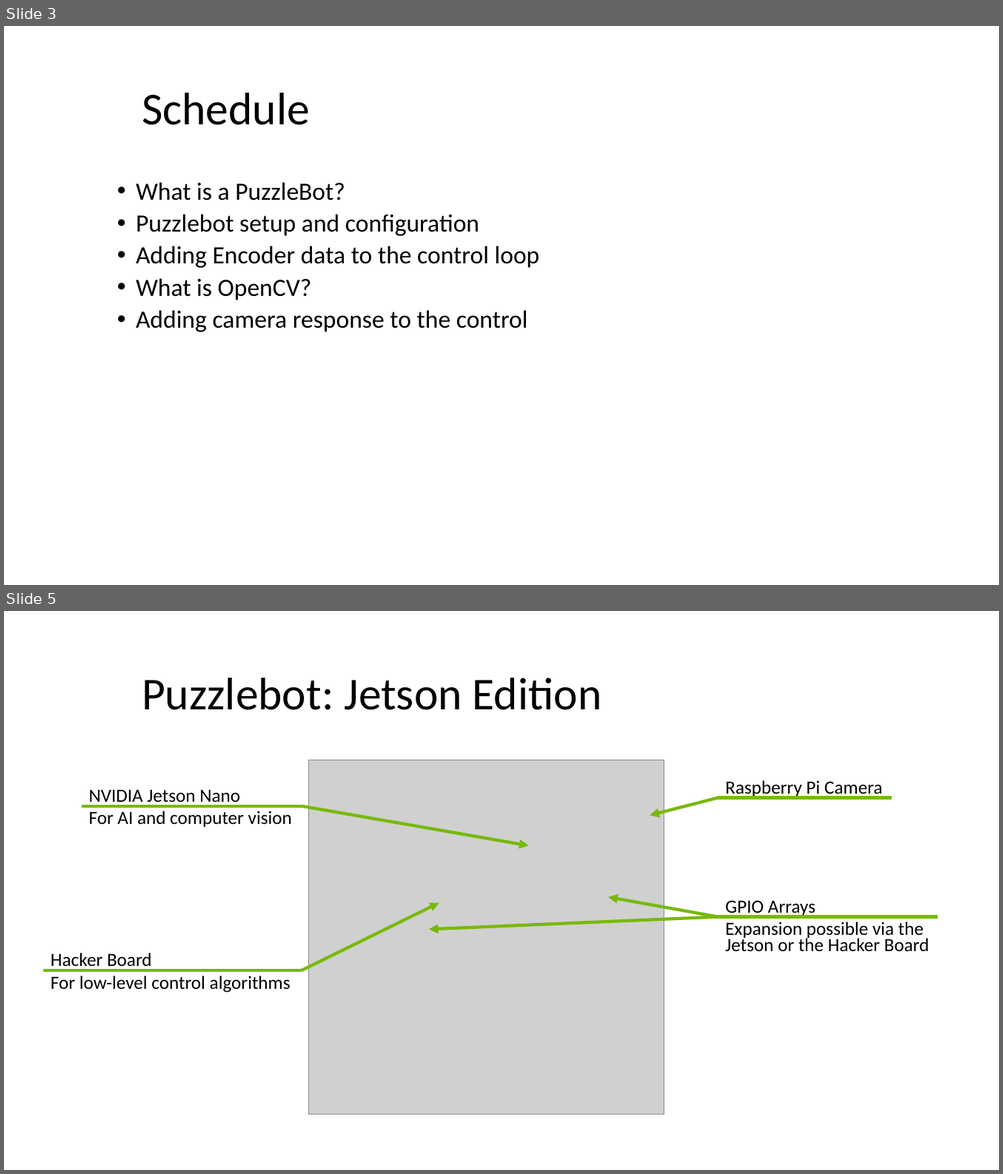
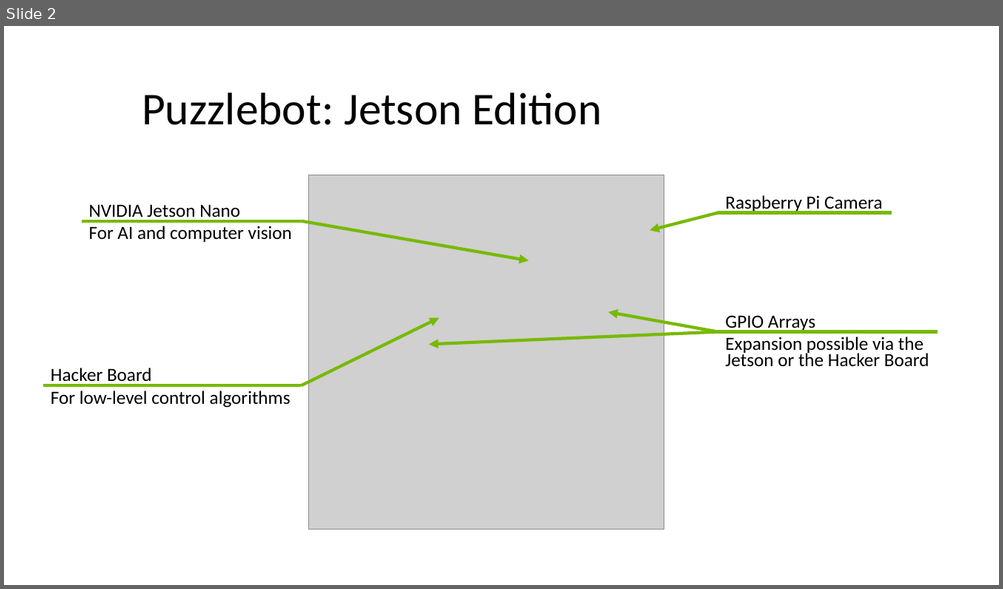
Before and after one commit to rebecavelasco/MTechROSIntro, a slide deck: Puzzlebot/Puzzlebot.pptx. Shown one above the other, each under a label of ours: slides 3 and 5 before the commit, slide 2 after it; the slides between them are not shown. The pictures are 1003x1174 and 1003x589 pixels, drawn with LibreOffice and Linux fonts; fonts in the diff are those of the drawing; grey boxes stand for pictures; background and template pictures are left out. Boxes give left, top, right and bottom in pixels: in the first picture for what was removed or moved away, otherwise in the second. Text is boxed around its words. In the diff, an @@ line names an element or a change of style, - is before the commit and + after.

```diff
--- a/Puzzlebot/Puzzlebot.pptx
+++ b/Puzzlebot/Puzzlebot.pptx
@@ slide 3 removed at (x1=4, y1=26, x2=999, y2=585), background #FFFFFF @@
@@ title removed at (x1=142, y1=93, x2=310, y2=125) @@
-Schedule
@@ text removed at (x1=136, y1=182, x2=540, y2=332) @@
-  • What is a PuzzleBot?
-  • Puzzlebot setup and configuration
-  • Adding Encoder data to the control loop
-  • What is OpenCV?
-  • Adding camera response to the control
@@ what was slide 5 is now slide 2 @@
```
Also in this commit, not shown: 2 other slides removed.
